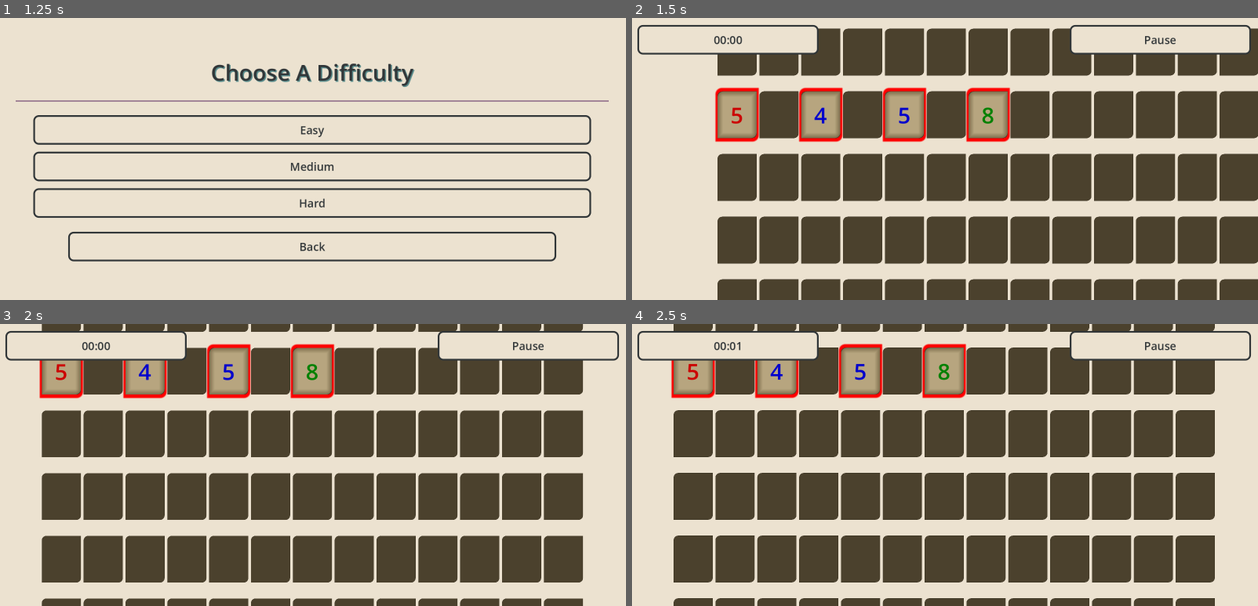
Above: before the commit, frames 1-4 (two rows, left to right).
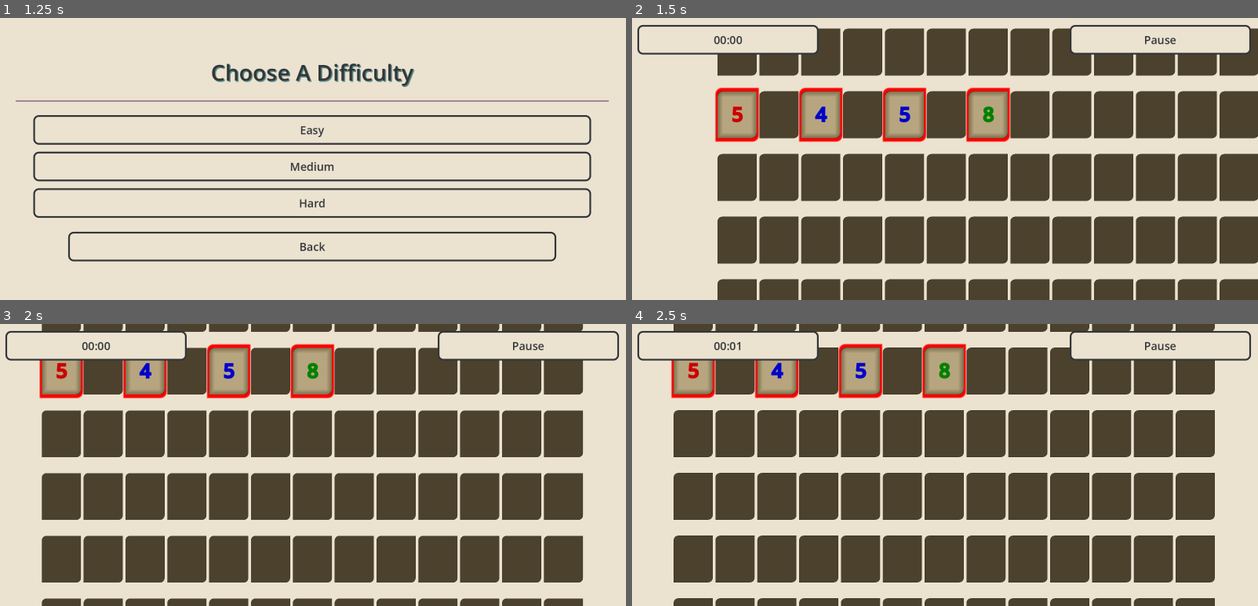
Above: after the commit, the same moments.

Repository: DaltonBaum/RummyCubed
Game: Godot game, scene res://scenes/main_menu.tscn
Same seed, same stepped clock (60 frames per second), same inputs: the game is played once before the commit and once after it.
Inputs (mouse positions are in pixels of both pictures, inside the frame that each line leads up to):
- Up to frame 1 (1.25 s): click "Play" at 0.5 s
- Up to frame 2 (1.5 s): click "Easy" at 1.25 s
- Up to frame 3 (2 s): no input
- Up to frame 4 (2.5 s): tap Enter at 2 s; move the mouse to (1082, 450) at 2.02 s; hold D from 2.03 s (still down); click (1082, 450) at 2.17 s

Frame 1 is identical in both runs. In frame 2, 0.2% of the frame differs, in the area x 15-58%, y 31-38%; in frame 3, 0.2%, in the area x 8-51%, y 13-20%; in frame 4, 0.2%.

Commit message:
Made tile font bold

Diff:
--- a/resources/tiles/tile.tres
+++ b/resources/tiles/tile.tres
@@ -12,5 +12,6 @@
 corner_radius_bottom_right = 16
 
 [resource]
-Label/font_sizes/font_size = 64
 PanelContainer/styles/panel = SubResource("StyleBoxFlat_t5kiw")
+RichTextLabel/font_sizes/bold_font_size = 56
+RichTextLabel/font_sizes/normal_font_size = 56
--- a/scenes/game_board/tile.gd
+++ b/scenes/game_board/tile.gd
@@ -5,8 +5,8 @@
 # Init since this is created with instantiate()
 func update_info(i: TileInfo):
 	info = i
-	%Label.text = str(info.num)
-	%Label.add_theme_color_override("font_color", info.get_color())
+	%Label.text = "[center][b]%d[/b][/center]" % [info.num]
+	%Label.add_theme_color_override("default_color", info.get_color())
 
 func _ready() -> void:
 	DragManager.drag_started.connect(_on_drag_start)
--- a/scenes/game_board/tile.tscn
+++ b/scenes/game_board/tile.tscn
@@ -12,9 +12,10 @@
 theme = ExtResource("1_oyo3d")
 script = ExtResource("1_i0mw5")
 
-[node name="Label" type="Label" parent="."]
+[node name="Label" type="RichTextLabel" parent="."]
 unique_name_in_owner = true
 layout_mode = 2
-horizontal_alignment = 1
-vertical_alignment = 1
-clip_text = true
+size_flags_vertical = 4
+bbcode_enabled = true
+fit_content = true
+scroll_active = false
